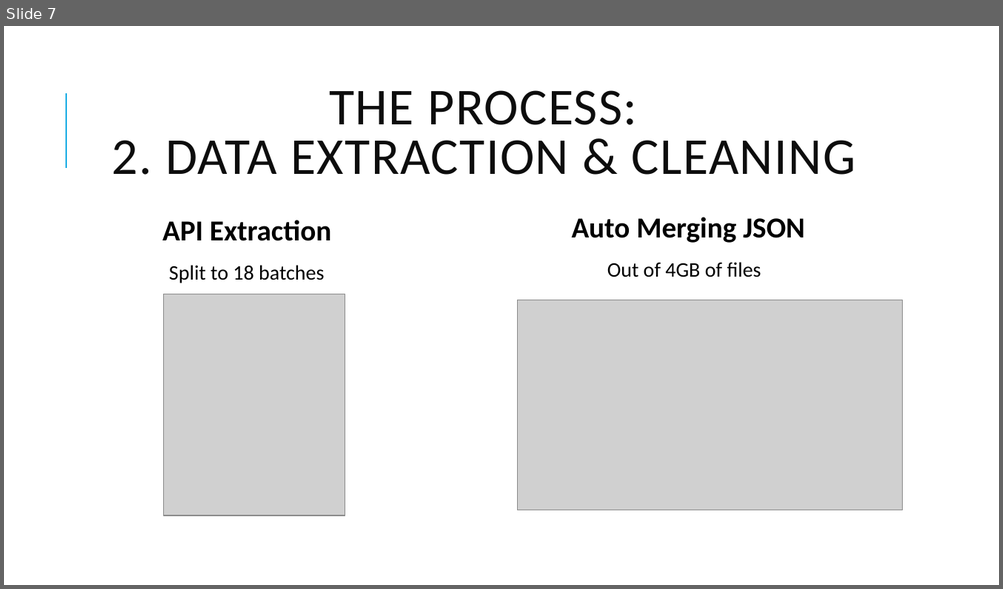
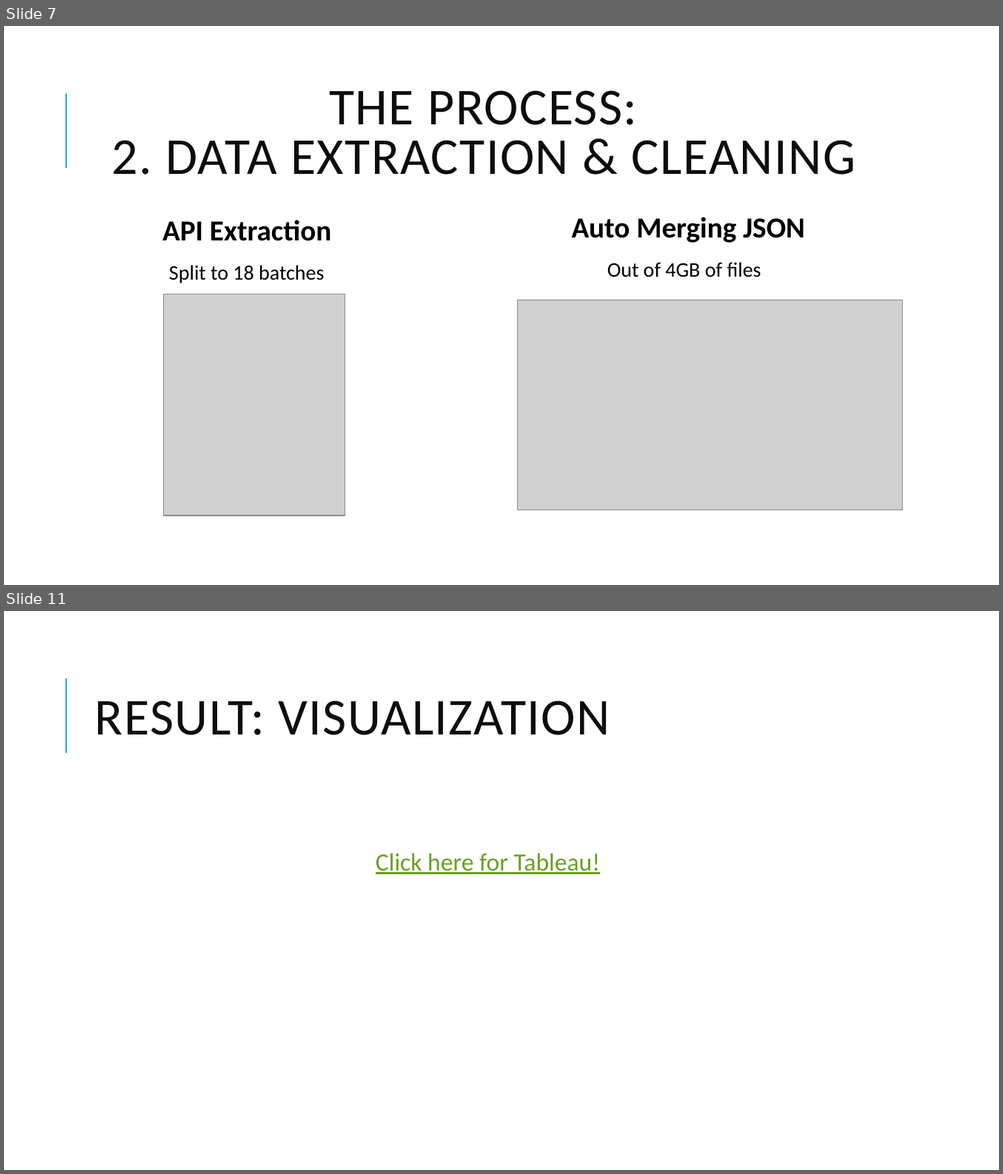
Before and after one commit to sigkarmoil/Clinical_Trial_Machine_Learning, a slide deck: Resources/Clinical Trial.pptx. Shown one above the other, each under a label of ours: slide 7 before the commit, slides 7 and 11 after it; the slides between them are not shown. The pictures are 1003x589 and 1003x1174 pixels, drawn with LibreOffice and Linux fonts; fonts in the diff are those of the drawing; grey boxes stand for pictures. Boxes give left, top, right and bottom in pixels: in the first picture for what was removed or moved away, otherwise in the second. Text is boxed around its words. In the diff, an @@ line names an element or a change of style, - is before the commit and + after.

```diff
--- a/Resources/Clinical Trial.pptx
+++ b/Resources/Clinical Trial.pptx
@@ slide 11 added at [4, 611, 999, 1170], background #FFFFFF; not listed: 1 template element that a slide beside it also shows @@
@@ title added at [95, 701, 610, 735], 50 pt, text #0D0D0D @@
+RESULT: VISUALIZATION
@@ text added at [375, 853, 600, 874], 24 pt, text #6B9F25, underline @@
+  Click here for Tableau!
```
Also in this commit, not shown: 3 slides changed, 4 other slides added, 1 slide removed.
